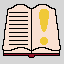
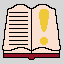
Two versions of the same layered image (64 x 64). Layer-by-layer changes:
painted on "Layer #1" over bbox(3, 55, 60, 60)